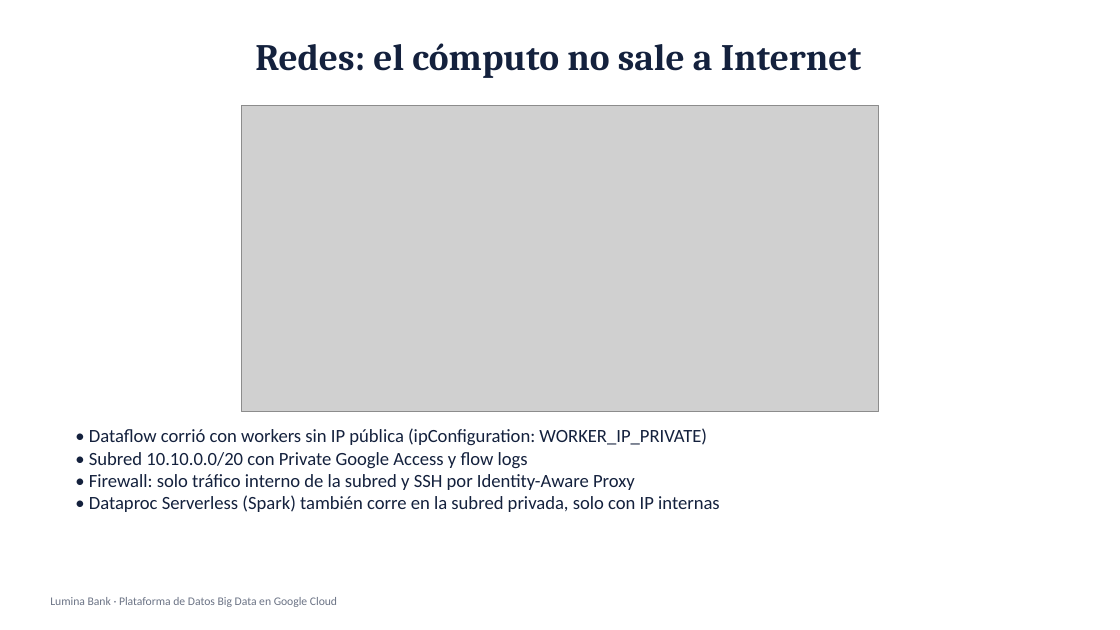
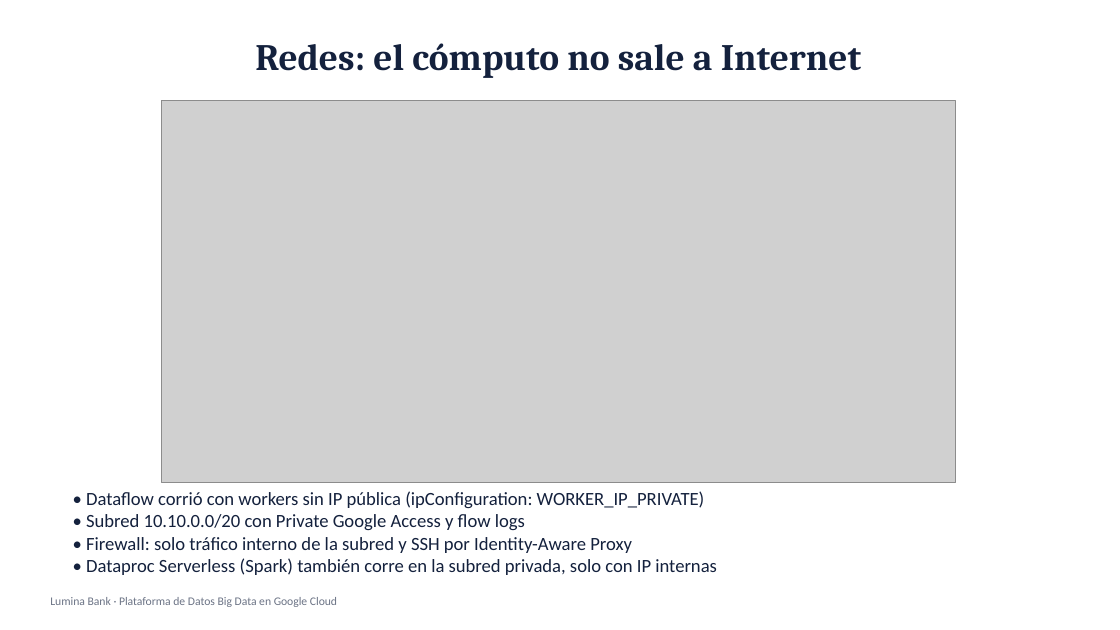
Before and after one commit to bmontoyag/utec_bigdata_trabajo, a slide deck: slide 11 of presentacion/Lumina Bank - Sustentacion.pptx. Drawn at 1120x630 pixels with LibreOffice and Linux fonts; fonts in the diff are those of the drawing; grey boxes stand for pictures. Boxes give left, top, right and bottom in pixels: in the first picture for what was removed or moved away, otherwise in the second. Text is boxed around its words. In the diff, an @@ line names an element or a change of style, - is before the commit and + after.

```diff
--- a/presentacion/Lumina Bank - Sustentacion.pptx
+++ b/presentacion/Lumina Bank - Sustentacion.pptx
@@ picture: place and size @@
-picture at box(241, 105, 879, 412)
+picture at box(161, 101, 955, 482)
@@ text "• Dataflow corrió con workers ...": place and size @@
-text "• Dataflow corrió con workers ..." at box(89, 428, 720, 512)
+text "• Dataflow corrió con workers ..." at box(86, 491, 717, 575)
```
Also in this commit, not shown: 2 other slides changed, 3 other files.
